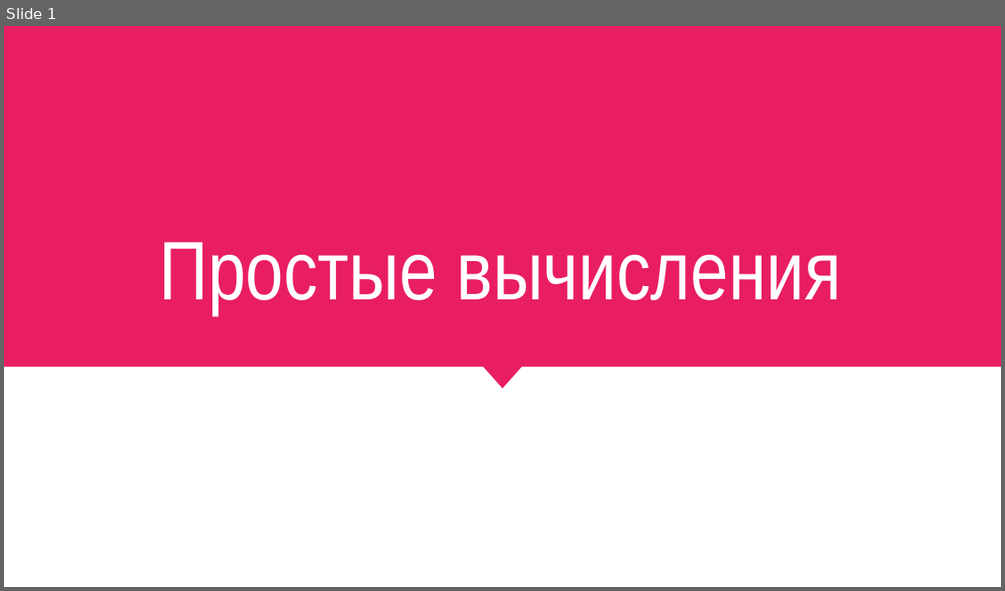
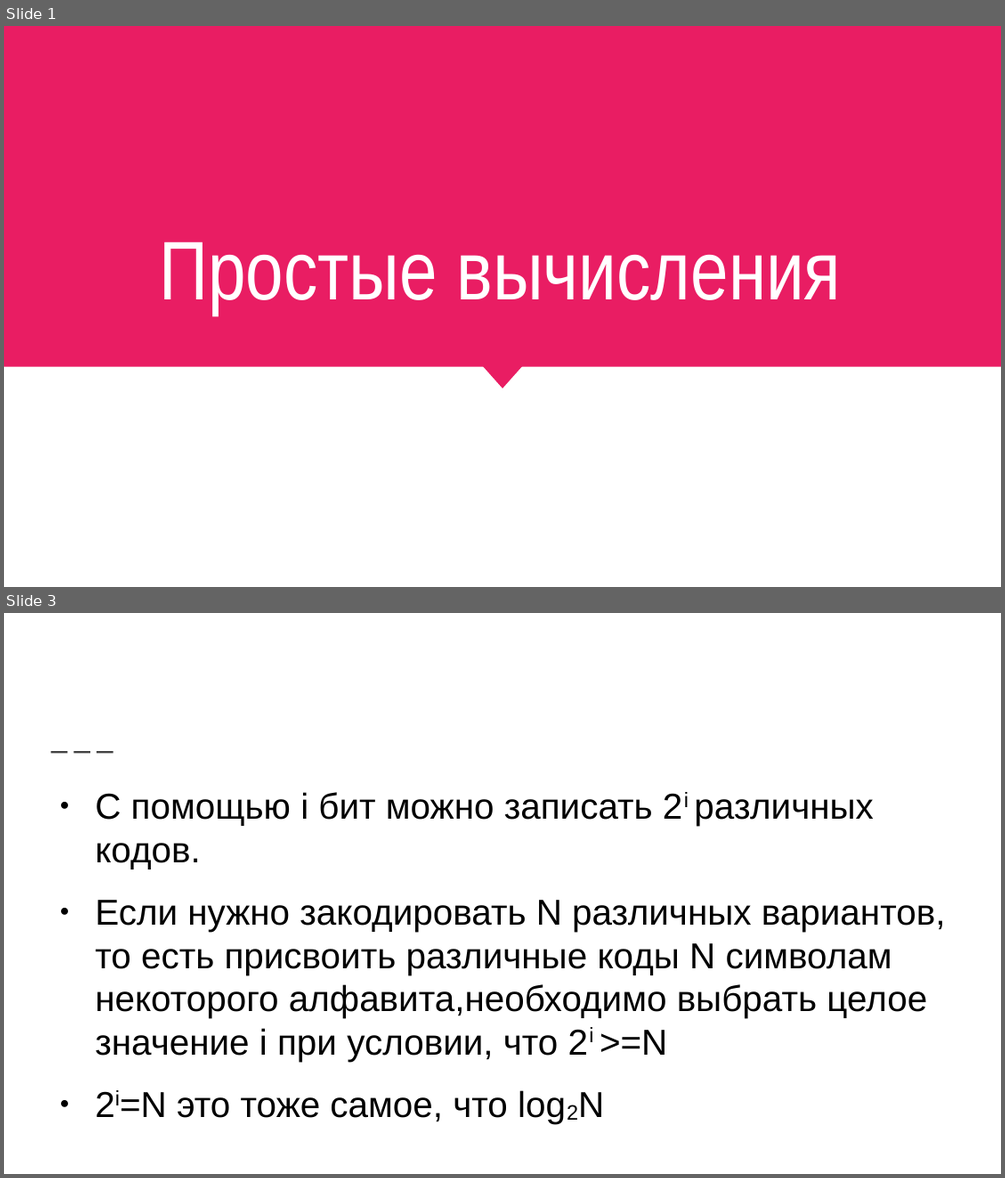
Before and after one commit to EPostanogova/1561_for_students, a slide deck: конспекты к задачам егэ/Простые вычисления.pptx. Shown one above the other, each under a label of ours: slide 1 before the commit, slides 1 and 3 after it; the slides between them are not shown. The pictures are 1005x591 and 1005x1178 pixels, drawn with LibreOffice and Linux fonts; fonts in the diff are those of the drawing. Boxes give left, top, right and bottom in pixels: in the first picture for what was removed or moved away, otherwise in the second. Text is boxed around its words. In the diff, an @@ line names an element or a change of style, - is before the commit and + after.

```diff
--- a/конспекты к задачам егэ/Простые вычисления.pptx
+++ b/конспекты к задачам егэ/Простые вычисления.pptx
@@ slide 3 added at [4,613,1001,1174], background #FFFFFF @@
@@ line added from (51, 752) to (118, 753), #424242 1.5 pt dashed @@
@@ text added at [95,792,946,1122], 26 pt, text #000000 @@
+● С помощью i бит можно записать 2i различных кодов.
+● Если нужно закодировать N различных вариантов, то есть присвоить различные коды N символам некоторого алфавита,необходимо выбрать целое значение i при условии, что 2i >=N
+● 2i=N это тоже самое, что log2N
```
Also in this commit, not shown: 1 slide changed, 5 other slides added, 3 slides removed.
